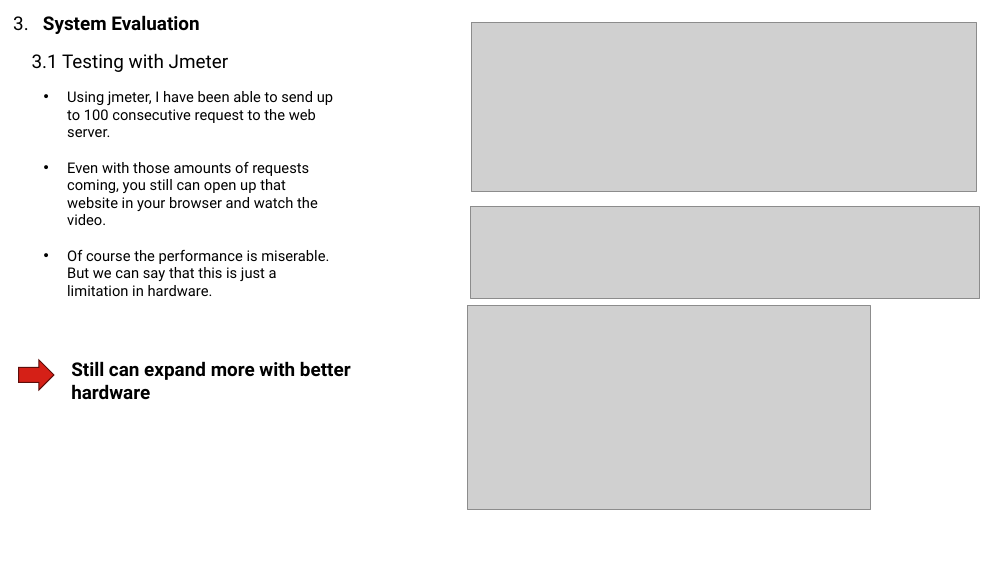
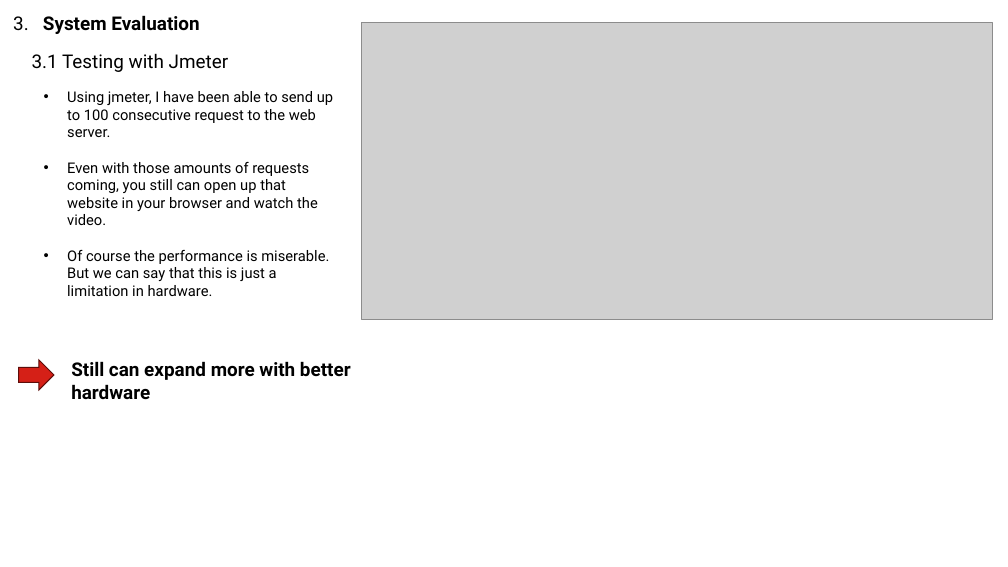
Before and after one commit to truongvanhuy2000/Video-Streaming, a slide deck: slide 10 of Docs/Overview.pptx (slide 8 before the commit). Drawn at 1008x567 pixels with LibreOffice and Linux fonts; fonts in the diff are those of the drawing; grey boxes stand for pictures. Boxes give left, top, right and bottom in pixels: in the first picture for what was removed or moved away, otherwise in the second. Text is boxed around its words. In the diff, an @@ line names an element or a change of style, - is before the commit and + after.

```diff
--- a/Docs/Overview.pptx
+++ b/Docs/Overview.pptx
@@ picture: place and size @@
-picture at (471, 23, 977, 191)
+picture at (361, 23, 994, 319)
@@ picture removed at (471, 207, 980, 299) @@
@@ picture removed at (467, 306, 871, 510) @@
```
Also in this commit, not shown: 6 other slides changed, 3 slides added, 2 slides removed.
